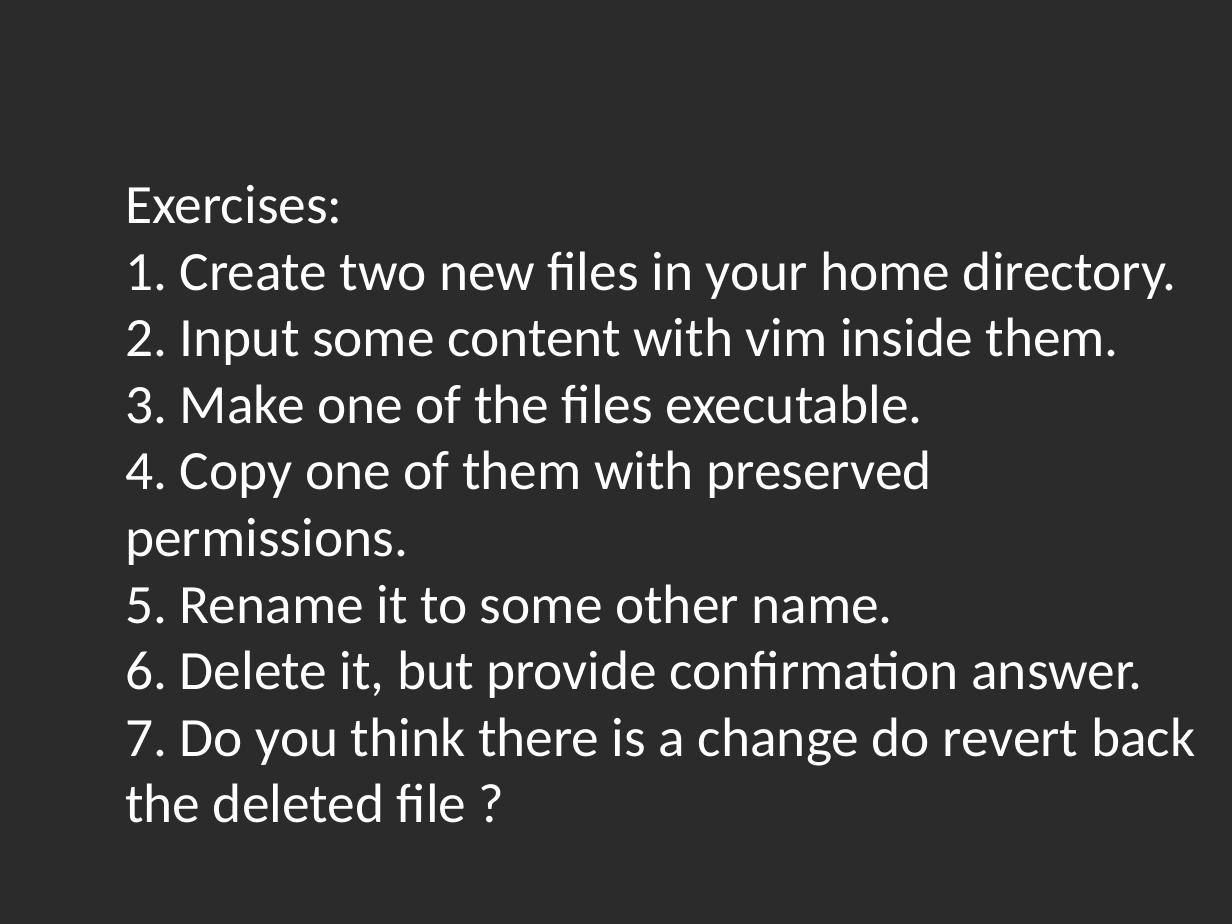
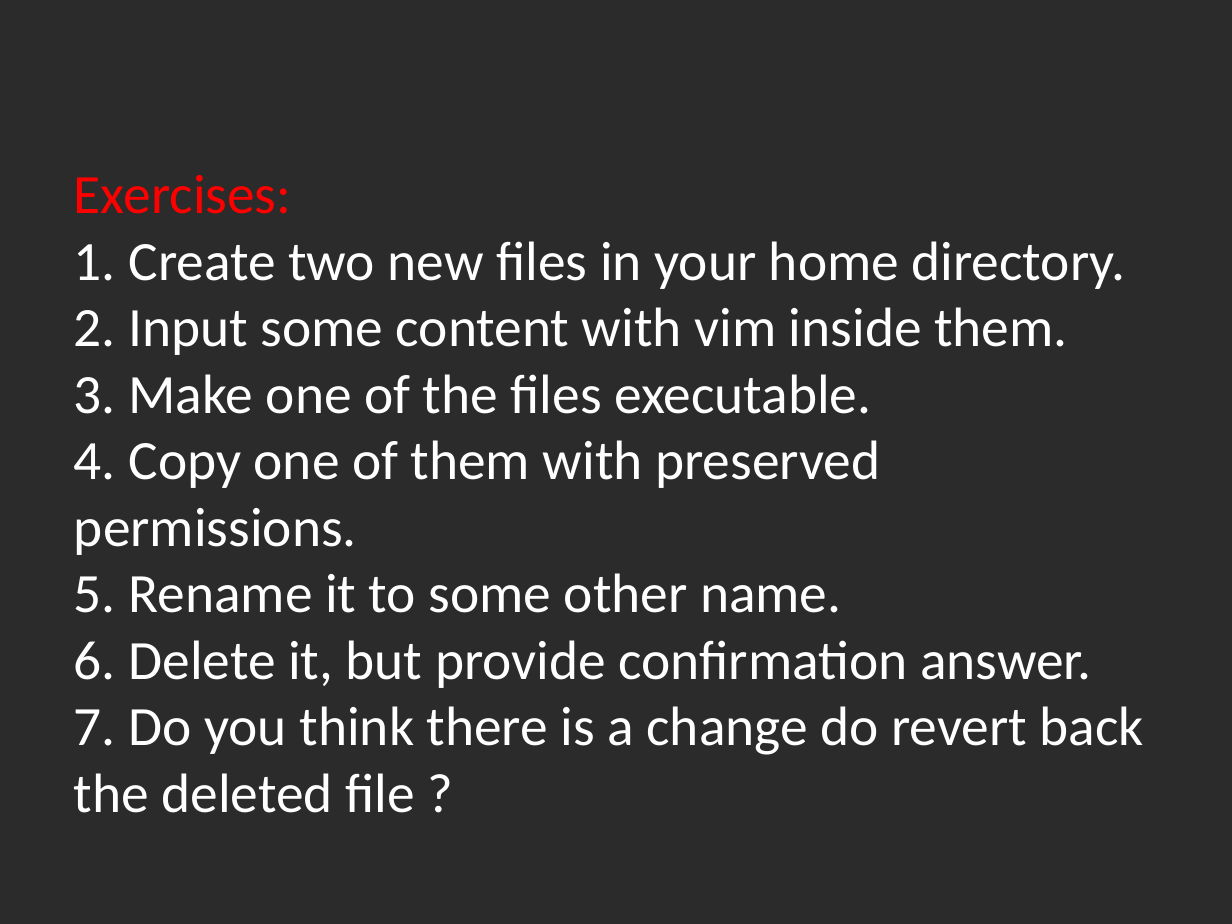
Before and after one commit to Academy-Soft-Intellect/Linux-Course, a slide deck: slide 4 of 3.FileSystem/03-FileSystem.pptx. Drawn at 1232x924 pixels with LibreOffice and Linux fonts; fonts in the diff are those of the drawing; background and template pictures are left out; a plain dark background stands for a picture behind light text. Boxes give left, top, right and bottom in pixels: in the first picture for what was removed or moved away, otherwise in the second. Text is boxed around its words. In the diff, an @@ line names an element or a change of style, - is before the commit and + after.

```diff
--- a/3.FileSystem/03-FileSystem.pptx
+++ b/3.FileSystem/03-FileSystem.pptx
@@ title "Exercises: 1. Create two new ...": place and size @@
-title "Exercises: 1. Create two new ..." at bbox=[125, 185, 1195, 823]
+title "Exercises: 1. Create two new ..." at bbox=[74, 175, 1144, 813]
@@ title "Exercises: 1. Create two new ..." at bbox=[74, 175, 1144, 813]: text colour #FFFFFF to #FF0000 in "Exercises:" @@
```
Also in this commit, not shown: 5 other slides changed, 4 other files.
